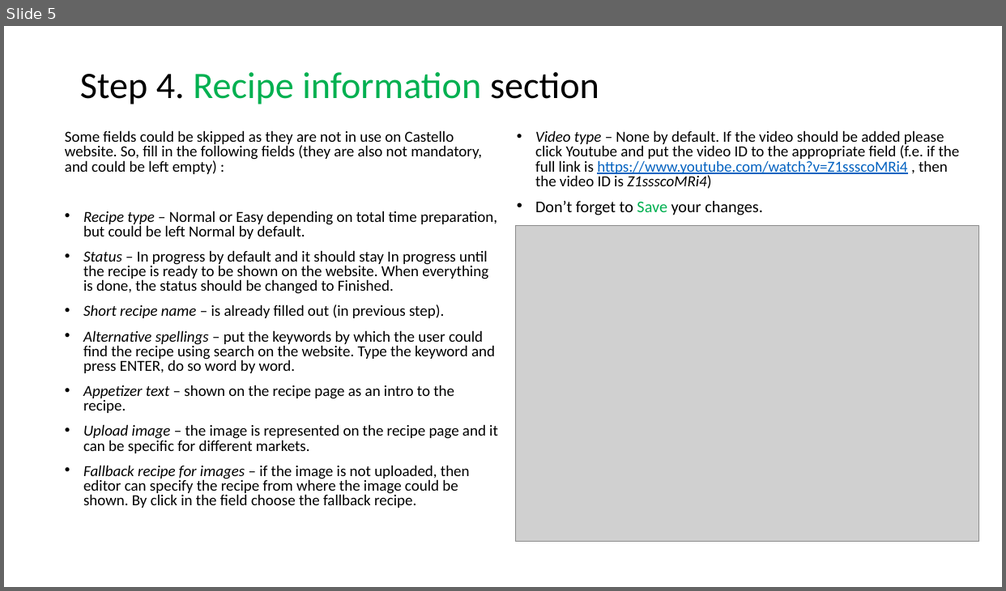
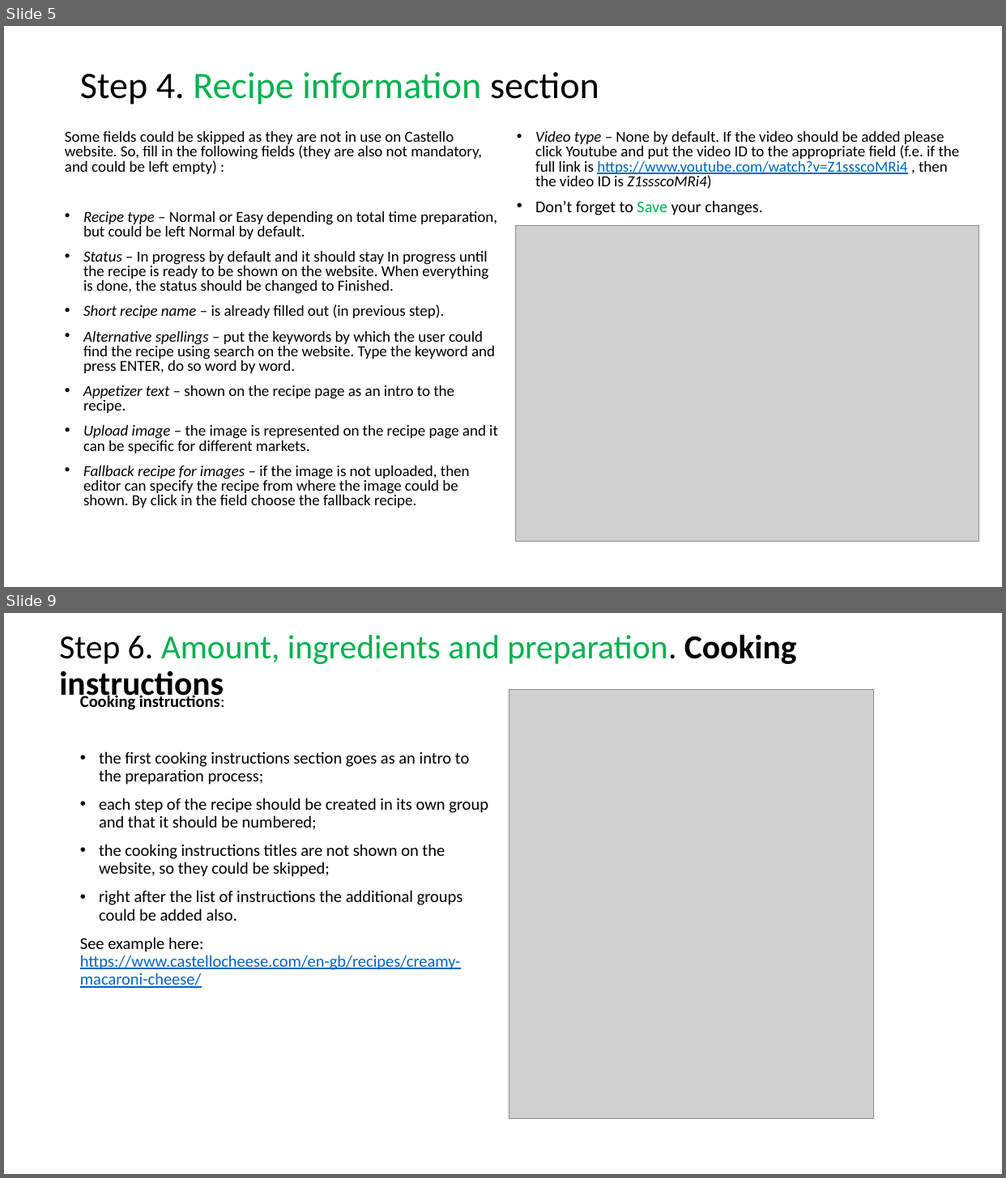
Before and after one commit to MaryLevchuk/rdb-guide, a slide deck: RDB. Create a recipe from scratch.pptx. Shown one above the other, each under a label of ours: slide 5 before the commit, slides 5 and 9 after it; the slides between them are not shown. The pictures are 1006x591 and 1006x1178 pixels, drawn with LibreOffice and Linux fonts; fonts in the diff are those of the drawing; grey boxes stand for pictures. Boxes give left, top, right and bottom in pixels: in the first picture for what was removed or moved away, otherwise in the second. Text is boxed around its words. In the diff, an @@ line names an element or a change of style, - is before the commit and + after.

Commit message:
Completed Creating recipe from scratch

```diff
--- a/RDB. Create a recipe from scratch.pptx
+++ b/RDB. Create a recipe from scratch.pptx
@@ slide 9 added at <box>4,613,1002,1174</box>, background #FFFFFF @@
@@ title added at <box>59,634,797,704</box>, 32.4 pt, text #00B050 @@
+Step 6. Amount, ingredients and preparation. Cooking instructions
@@ text added at <box>80,693,488,988</box>, 16 pt, text #000000 @@
+Cooking instructions:
+• the first cooking instructions section goes as an intro to the preparation process;
+• each step of the recipe should be created in its own group and that it should be numbered;
+• the cooking instructions titles are not shown on the website, so they could be skipped;
+• right after the list of instructions the additional groups could be added also.
+See example here: https://www.castellocheese.com/en-gb/recipes/creamy-macaroni-cheese/
@@ picture added at <box>509,689,874,1119</box> @@
```
Also in this commit, not shown: 1 slide changed, 4 other slides added, 1 slide removed.
